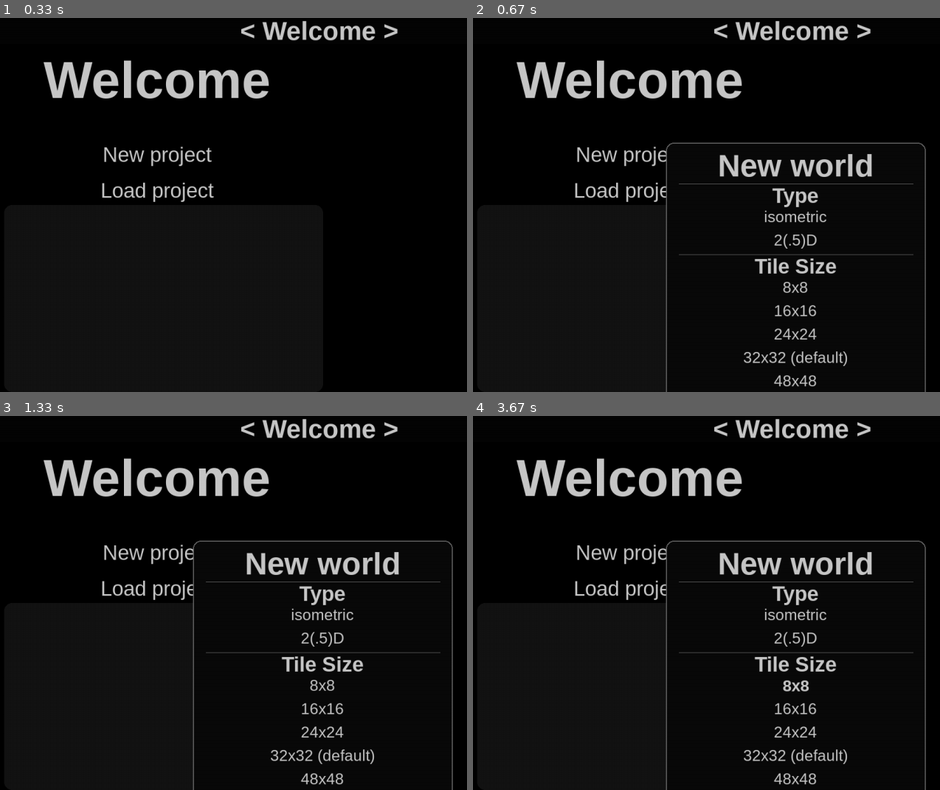
Above: before the commit, frames 1-4 (two rows, left to right).
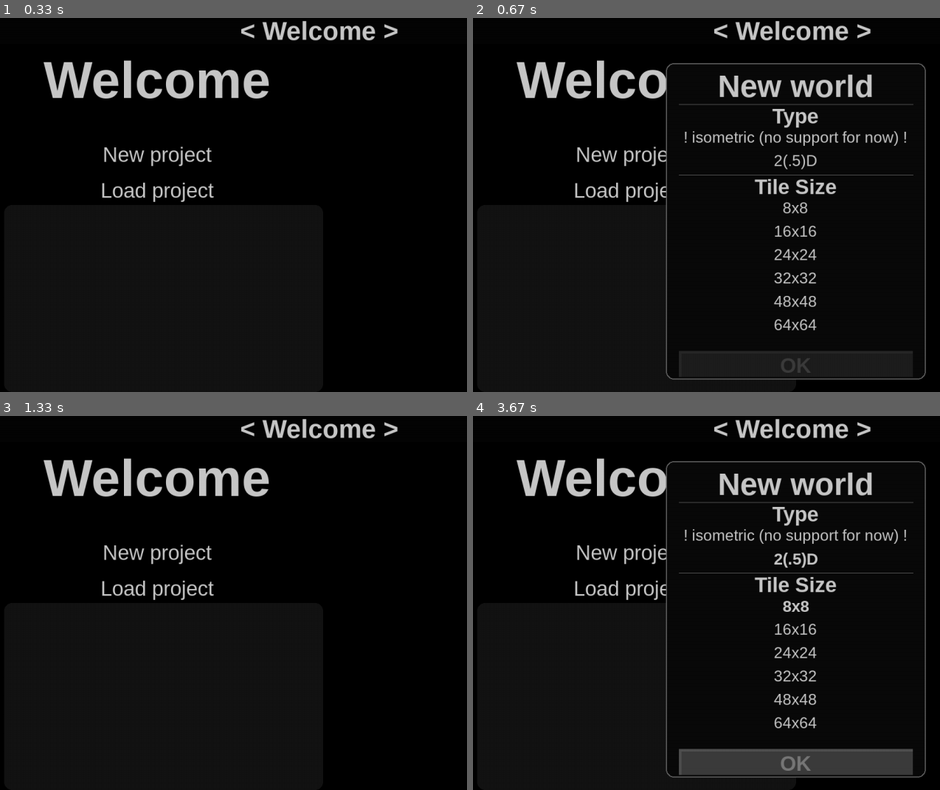
Above: after the commit, the same moments.

Repository: NOTMEE12/WorldD
Game: pygame game, started from src/WorldD/main.py
Same seed, same stepped clock (60 frames per second), same inputs: the game is played once before the commit and once after it.
Inputs (mouse positions are in pixels of both pictures, inside the frame that each line leads up to):
- Up to frame 1 (0.33 s): no input
- Up to frame 2 (0.67 s): click "New project" at 0.38 s
- Up to frame 3 (1.33 s): hold Esc 0.67-1.13 s; press the mouse at (outside the picture) at 1.2 s; move the mouse to (382, 460) at 1.3 s
- Up to frame 4 (3.67 s): release the mouse at (599, 490) at 1.43 s; right-click (585, 554) at 1.55 s; press the mouse at (585, 554) at 1.87 s; move the mouse to (767, 531) at 1.97 s; release the mouse at (outside the picture) at 2.1 s; hold Esc 2.17-2.63 s; press the mouse at (585, 554) at 2.7 s; move the mouse to (664, 516) at 2.8 s; release the mouse at (739, 483) at 2.93 s; click "2(.5)D" at 3.05 s; click "8x8" at 3.38 s

Frame 1 is identical in both runs. In frame 2, 7.3% of the frame differs, in the area x 41-97%, y 12-100%; in frame 3, 3.7%; in frame 4, 10%.

Commit message:
size of the tiles

Diff:
--- a/src/WorldD/main.py
+++ b/src/WorldD/main.py
@@ -317,12 +317,14 @@
 			self.grid = {tuple(map(int, pos.split(','))): tile for pos, tile in data['grid'].items()}
 
 		def load_v0_13():
-			print(data['tile-size'])
 			self.tile_size = pg.Vector2(data['tile-size'])
-			print(self.tile_size)
-			self.tiles = {name: TileGroup(self, name, {tile: pos for tile, pos in tile_group['tiles'].items()}, pos=tile_group['pos']) for
-			              name, tile_group in data['data'].items()}
-			print(self.tile_size)
+			self.tiles = {
+				name: TileGroup(self, name, {tile: pos for tile, pos in tile_group['tiles'].items()},
+				                pos=tile_group['pos'], _draw_matrix=tile_group['_draw_matrix'],
+				                _matrix=tile_group['_matrix']
+				                )
+				for name, tile_group in data['data'].items()
+			}
 			self.grid = {tuple(map(int, map(float, pos.split(',')))): tile for pos, tile in data['grid'].items()}
 			self.sprite_sheet = self.SpriteSheet(data['img'], self.display, self)
 
@@ -353,27 +355,29 @@
 		if self.destination is None:
 			if self.path is None or self.path[-4:] == '.png':
 				self.destination = filedialog.asksaveasfile('a+', defaultextension='.world')
-				self.path = self.destination.name
+				if self.destination is not None:
+					self.path = self.destination.name
 			else:
 				self.destination = open(self.path, 'a+')
 		else:
 			print(self.destination)
-		save_data = json.dumps(
-			{
-				'grid':  {f"{pos[0]},{pos[1]}": tile for pos, tile in self.grid.items()},
-				'data': {name: tile_group.data for name, tile_group in self.tiles.items()},
-				'img': self.sprite_sheet.path,
-				'tile-size': list(self.tile_size),
-				'version': __version__
-			},
-		)
-		self.destination.seek(0)
-		self.destination.truncate(0)
-		self.destination.write(save_data)
-		self.destination.close()
-		self.destination = None
-		if self.path not in self.main.recent:
-			self.main.recent.append(self.path)
+		if self.path is not None and self.path[-4:] != '.png':
+			save_data = json.dumps(
+				{
+					'grid':  {f"{pos[0]},{pos[1]}": tile for pos, tile in self.grid.items()},
+					'data': {name: tile_group.data for name, tile_group in self.tiles.items()},
+					'img': self.sprite_sheet.path,
+					'tile-size': list(self.tile_size),
+					'version': __version__
+				},
+			)
+			self.destination.seek(0)
+			self.destination.truncate(0)
+			self.destination.write(save_data)
+			self.destination.close()
+			self.destination = None
+			if self.path not in self.main.recent:
+				self.main.recent.append(self.path)
 
 	def display_hover_tile(self, pos=None, tile=None):
 		if self.selected_tile is not None or tile is not None:
@@ -871,7 +875,7 @@
 
 class TileGroup:
 
-	def __init__(self, project: Project, name, tiles, pos=None):
+	def __init__(self, project: Project, name, tiles, pos=None, _draw_matrix=True, _matrix=None):
 		self.project = project
 		self.display = project.display
 		self.header, self.text = self.project.header, self.project.text
@@ -881,9 +885,9 @@
 			self.pos = pg.Vector2(project.sidebar.centerx, project.main.Options.TOP_OFFSET+50)
 		else:
 			self.pos = pg.Vector2(pos)
-		self._matrix = {}
+		self._matrix = _matrix if _matrix is not None else {}
 		self.selected_edit = None
-		self._draw_matrix = True
+		self._draw_matrix = _draw_matrix
 
 	def items(self):
 		return self.tiles.items()
@@ -1057,7 +1061,8 @@
 
 	@property
 	def data(self):
-		return {'tiles': {name: tile for name, tile in self.tiles.items()}, 'pos': list(self.pos)}
+		return {'tiles': {name: tile for name, tile in self.tiles.items()}, 'pos': list(self.pos),
+		        '_draw_matrix': self._draw_matrix, '_matrix': self._matrix}
 
 
 class Welcome:
@@ -1164,11 +1169,11 @@
 		self.DATA = [
 			{
 				'question': "Type",
-				'options': ['isometric', '2(.5)D']
+				'options': ['! isometric (no support for now) !', '2(.5)D']
 			},
 			{
 				'question': "Tile Size",
-				'options': ['8x8', '16x16', '24x24', '32x32 (default)', '48x48', '64x64']
+				'options': ['8x8', '16x16', '24x24', '32x32', '48x48', '64x64']
 			 }
 		]
 		self.option_groups = \
@@ -1191,11 +1196,12 @@
 						}
 				} for option_group in self.DATA
 			]
-		self.answer = None
+		self.answer = {option_group['question']: None for option_group in self.DATA}
 		self.pos = pg.Vector2((self.display.get_width()-self.question.get_width())/2-100, self.display.get_height()/3)
 
 	def render(self):
-		rect = pg.Rect(self.pos, (self.question.get_width() + 200, self.question.get_height() + sum(70 + 50 * len(option_group['options'].values()) for option_group in self.option_groups)))
+		h = self.question.get_height() + sum(70 + 50 * len(option_group['options'].values()) for option_group in self.option_groups)
+		rect = pg.Rect((self.pos.x, self.pos.y - h/4), (self.question.get_width() + 200, h))
 		question_rect = self.question.get_rect(centerx=rect.centerx, top=rect.top)
 		question_rect.bottom += 10
 		top = question_rect.bottom
@@ -1211,38 +1217,54 @@
 			top += question.get_height()
 			for en, (name, texture) in enumerate(options.items()):
 				pos = pg.Rect((rect.centerx-texture.get_width()/2, top), texture.get_size())
-				if pos.collidepoint(pg.mouse.get_pos()):
+				if pos.collidepoint(pg.mouse.get_pos()) or self.answer[self.DATA[enum]['question']] == name:
 					self.display.blit(self.option_groups_hover[enum]['options'][name], pos)
 				else:
 					self.display.blit(texture, pos)
 				top = top+10+texture.get_height()
+		if any(self.answer[key] is None for key in self.answer.keys()):
+			pg.draw.rect(self.display, (30,) * 3, pg.Rect(rect.x + 25, rect.bottom - 55, rect.w - 50, 50))
+			pg.draw.rect(self.display, (40,) * 3, pg.Rect(rect.x + 25, rect.bottom - 55, rect.w - 50, 5))
+			pg.draw.rect(self.display, (40,) * 3, pg.Rect(rect.x + 25, rect.bottom - 55, 5, 50))
+			text = self.small_header.render('OK', True, (60,)*3)
+		else:
+			pg.draw.rect(self.display, (60,) * 3, pg.Rect(rect.x + 25, rect.bottom - 55, rect.w - 50, 50))
+			pg.draw.rect(self.display, (80,) * 3, pg.Rect(rect.x + 25, rect.bottom - 55, rect.w - 50, 5))
+			pg.draw.rect(self.display, (80,) * 3, pg.Rect(rect.x + 25, rect.bottom - 55, 5, 50))
+			text = self.small_header.render('OK', True, (120,)*3)
+		self.display.blit(text, (rect.x + 25 + (rect.w - 50 - text.get_width())/2, rect.bottom - 50))
 
 	def eventHandler(self, events):
 		for event in events:
 			if event.type == MOUSEBUTTONUP:
-				rect = pg.Rect(self.pos, (self.question.get_width() + 200, self.question.get_height() + sum(
-					50 * len(option_group['options'].values()) for option_group in self.option_groups)))
-				question_rect = self.question.get_rect(centerx=rect.centerx, top=rect.top)
-				question_rect.bottom += 10
-				top = question_rect.bottom
-				pg.draw.rect(self.display, (10, 10, 10), rect, border_radius=15)
-				pg.draw.rect(self.display, (100, 100, 100), rect, border_radius=15, width=2)
-				for enum, option_group in enumerate(self.option_groups):
-					options = option_group['options']
-
-					pg.draw.line(self.display, (100, 100, 100), (rect.x + 25, top), (rect.right - 25, top))
-					self.display.blit(self.question, question_rect)
-					for en, (name, texture) in enumerate(options.items()):
-						pos = pg.Rect((rect.centerx - texture.get_width() / 2, top), texture.get_size())
-						if pos.collidepoint(pg.mouse.get_pos()) and event.button == 0:
+				if event.button == 1:
+					h = self.question.get_height() + sum(
+						70 + 50 * len(option_group['options'].values()) for option_group in self.option_groups)
+					rect = pg.Rect((self.pos.x, self.pos.y - h / 4), (self.question.get_width() + 200, h))
+					question_rect = self.question.get_rect(centerx=rect.centerx, top=rect.top)
+					question_rect.bottom += 10
+					top = question_rect.bottom
+					for enum, option_group in enumerate(self.option_groups):
+						options = option_group['options']
+
+						top += option_group['question'].get_height()
+						for en, (name, texture) in enumerate(options.items()):
+							pos = pg.Rect((rect.centerx - texture.get_width() / 2, top), texture.get_size())
+							if pos.collidepoint(event.pos):
+								self.answer[self.DATA[enum]['question']] = name
+								break
+							top = top + 10 + texture.get_height()
+					if pg.Rect(rect.x + 25, rect.bottom - 55, rect.w - 50, 50).collidepoint(event.pos) and \
+							all(self.answer[key] is not None for key in self.answer.keys()):
+						try:
+							self.main.projects.append(Project(self.main, list(map(int, self.answer['Tile Size'].split('x')))))
+							self.main.selected = len(self.main.projects) - 1
+							del self.main.popups[-1]
+						except IOError:
 							pass
-						else:
-							top = top + 10 + texture.get_height()
-				# try:
-				# 	self.main.projects.append(Project(self.main, (32, 32)))
-				# 	self.main.selected = len(self.main.projects) - 1
-				# except IOError:
-				# 	pass
+			elif event.type == KEYDOWN:
+				if event.key == K_ESCAPE:
+					del self.main.popups[-1]
 
 
 if __name__ == '__main__':
